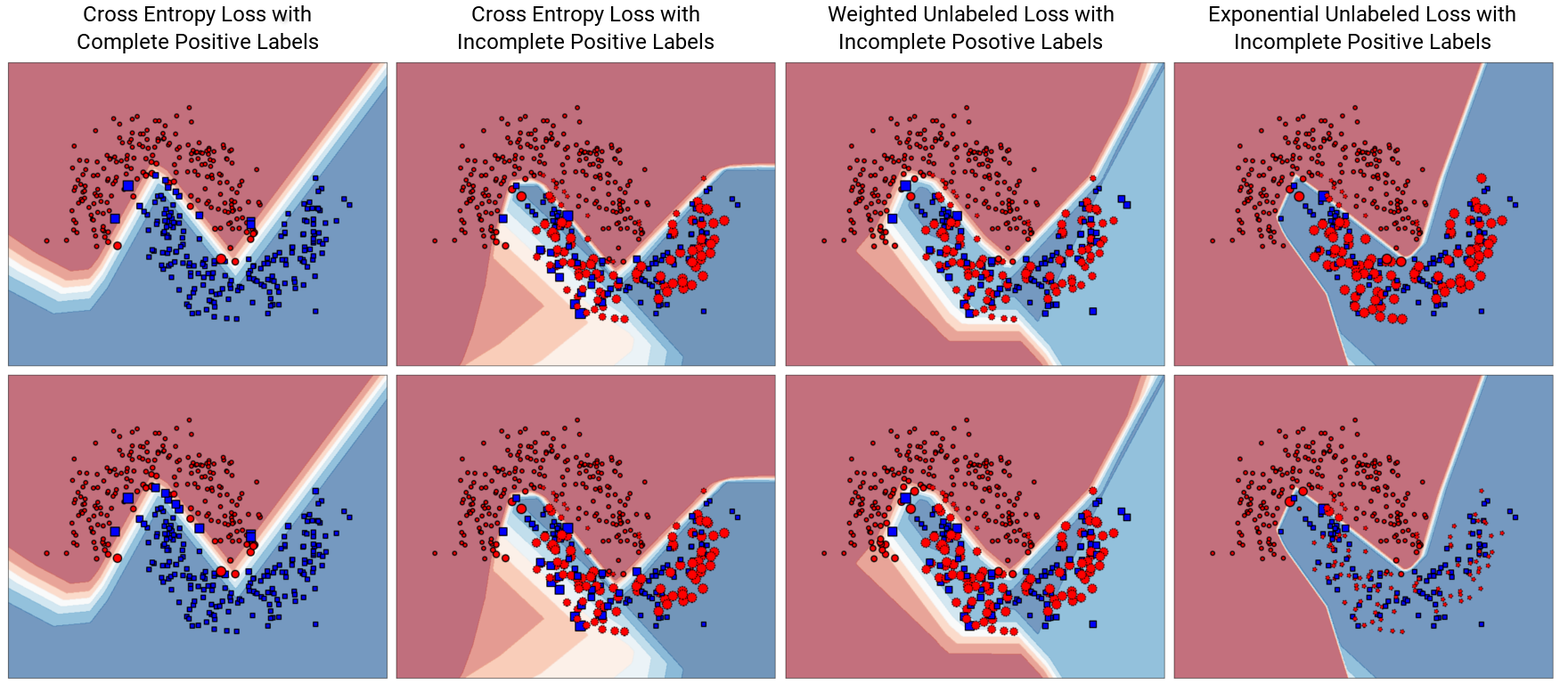
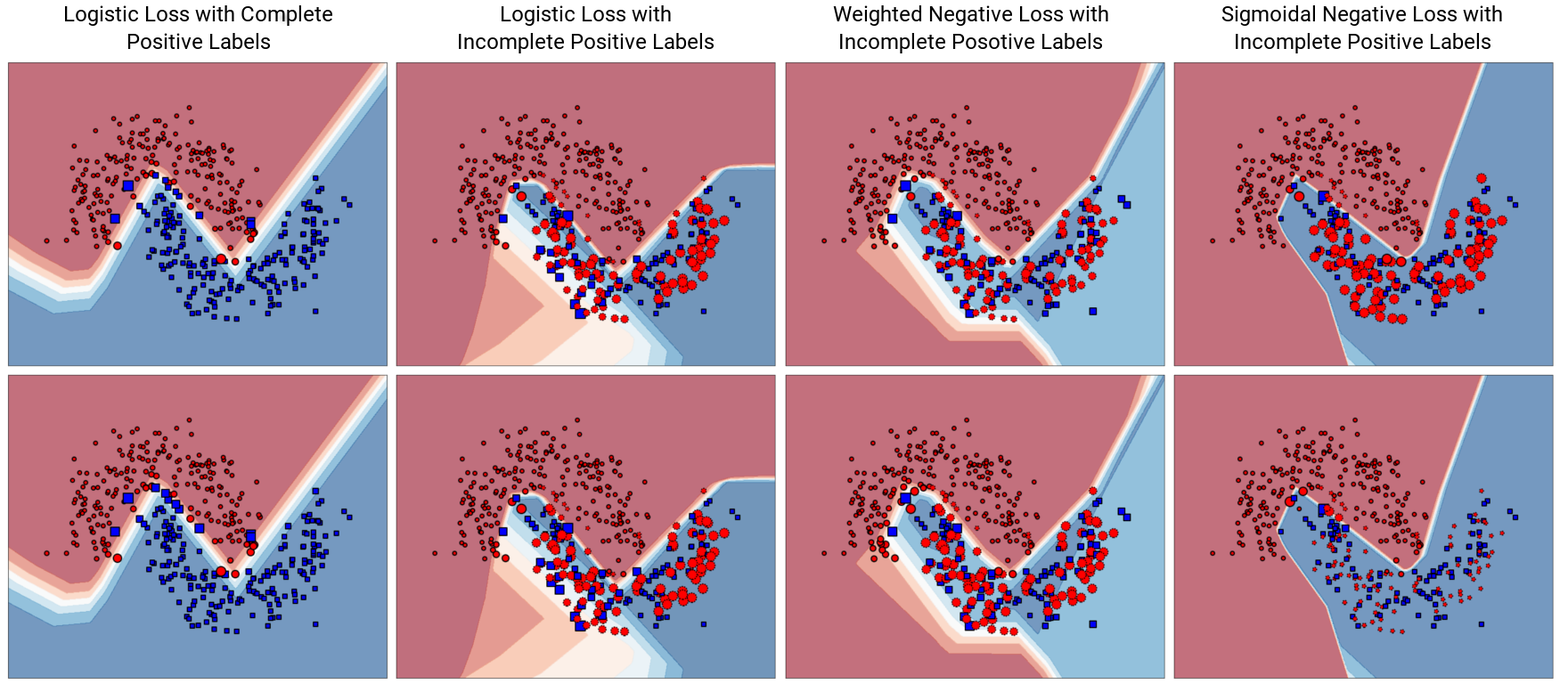
Layers edited between the first and the second 1568px x 684px image:
renamed "Exponential Unlabeled Loss wit..." to "Sigmoidal Negative Loss with I...", painted on it over [1208, 5, 1516, 26]
renamed "Weighted Unlabeled Loss with I..." to "Weighted Negative Loss with In...", painted on it over [827, 5, 1114, 26]
renamed "Cross Entropy Loss with Incomp..." to "Logistic Loss with Incomplete ...", painted on it over [472, 5, 700, 26]
renamed "Cross Entropy Loss with Comple..." to "Logistic Loss with Complete Po...", painted on it over [64, 5, 333, 54]
